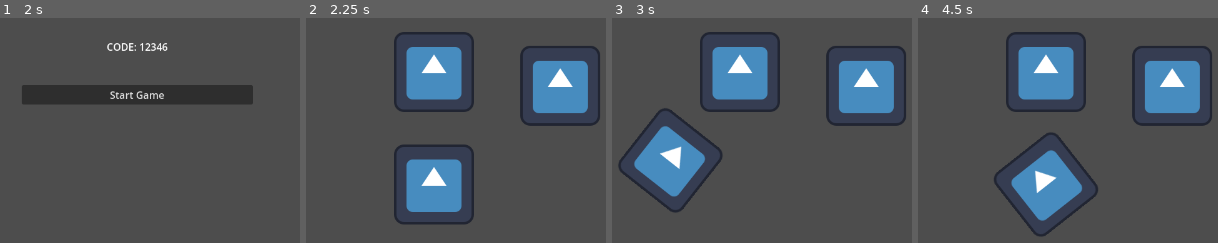
Above: before the commit, frames 1-4 (left to right).
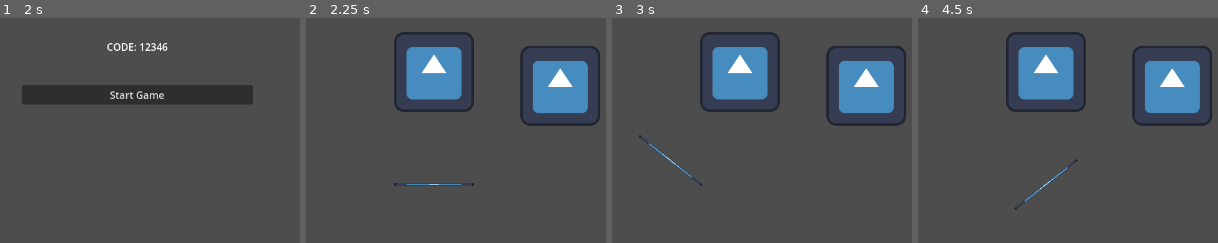
Above: after the commit, the same moments.

Repository: GDbreak/opong
Game: Godot game, scene res://scenes/main.tscn
Two runs of this game, one before a commit and one after it. Both use one fixed random seed, a clock stepped at 60 frames per second and the inputs below. The engine's default icon, where the game draws it, is replaced by a stand-in: a white triangle on a blue panel in a dark square.
Inputs:
- Up to frame 1 (2 s): click "Play!" at 0.5 s; click "Host" at 1.25 s
- Up to frame 2 (2.25 s): click "Start Game" at 2 s
- Up to frame 3 (3 s): tap Enter at 2.75 s; tap A (move_clockwise) at 2.85 s
- Up to frame 4 (4.5 s): tap Space at 3.5 s; tap D (move_counterclockwise) at 3.6 s; tap Enter at 4.25 s; tap Left (rotate_clockwise) at 4.35 s

Frame 1 is identical in both runs. In frame 2, 5.4% of the frame differs, in the area x 29-56%, y 56-92%; in frame 3, 5.6%, in the area x 2-37%, y 40-87%; in frame 4, 5.6%.

Commit message:
setup paddle collision 2ds and volley incrementing

Diff:
--- a/scenes/game/ball.tscn
+++ b/scenes/game/ball.tscn
@@ -8,7 +8,7 @@
 
 [node name="Ball" type="RigidBody2D"]
 gravity_scale = 0.0
-max_contacts_reported = 1
+max_contacts_reported = 50
 contact_monitor = true
 freeze_mode = 1
 script = ExtResource("1_ksu3q")
--- /dev/null
+++ b/scenes/game/medium_paddle_collision_shape_2d.tscn
@@ -0,0 +1,10 @@
+[gd_scene load_steps=3 format=3 uid="uid://dnyday62cgmwa"]
+
+[ext_resource type="PackedScene" uid="uid://e85464al66r1" path="res://scenes/game/paddle_collision_shape_2d.tscn" id="1_nt0j1"]
+
+[sub_resource type="SegmentShape2D" id="SegmentShape2D_k2s4k"]
+b = Vector2(24, 0)
+
+[node name="MediumPaddleCollisionShape2D" instance=ExtResource("1_nt0j1")]
+shape = SubResource("SegmentShape2D_k2s4k")
+collision_speed = 10.0
--- a/scenes/game/paddle.tscn
+++ b/scenes/game/paddle.tscn
@@ -1,11 +1,29 @@
-[gd_scene load_steps=3 format=3 uid="uid://bu4ub2v3b7xep"]
+[gd_scene load_steps=6 format=3 uid="uid://bu4ub2v3b7xep"]
 
 [ext_resource type="Script" path="res://scenes/game/scripts/paddle.gd" id="1_mg678"]
+[ext_resource type="PackedScene" uid="uid://dnyday62cgmwa" path="res://scenes/game/medium_paddle_collision_shape_2d.tscn" id="2_1dtfn"]
 [ext_resource type="Texture2D" uid="uid://roj4xjl6q53h" path="res://icon.svg" id="2_ll6uf"]
+[ext_resource type="PackedScene" uid="uid://b4301oc6fe1uv" path="res://scenes/game/weak_paddle_collision_shape_2d.tscn" id="3_jx4c4"]
+[ext_resource type="PackedScene" uid="uid://daf1l1hlcufnm" path="res://scenes/game/strong_paddle_collision_shape_2d.tscn" id="4_ycpdy"]
 
 [node name="Paddle" type="CharacterBody2D"]
-position = Vector2(257, 115)
 script = ExtResource("1_mg678")
 
 [node name="Paddle" type="Sprite2D" parent="."]
+scale = Vector2(1, 0.03)
 texture = ExtResource("2_ll6uf")
+
+[node name="WeakPaddleCollisionShape2D" parent="." instance=ExtResource("3_jx4c4")]
+position = Vector2(-30, 0)
+
+[node name="RightMediumPaddleCollisionShape2D" parent="." instance=ExtResource("2_1dtfn")]
+position = Vector2(30, 0)
+
+[node name="LeftMediumPaddleCollisionShape2D" parent="." instance=ExtResource("2_1dtfn")]
+position = Vector2(-54, 0)
+
+[node name="RightStrongPaddleCollisionShape2D" parent="." instance=ExtResource("4_ycpdy")]
+position = Vector2(54, 0)
+
+[node name="LeftStrongPaddleCollisionShape2D" parent="." instance=ExtResource("4_ycpdy")]
+position = Vector2(-64, 0)
--- a/scenes/game/paddle_collision_shape_2d.tscn
+++ b/scenes/game/paddle_collision_shape_2d.tscn
@@ -3,7 +3,7 @@
 [ext_resource type="Script" path="res://scenes/game/scripts/paddle_collision_shape_2d.gd" id="1_b54ob"]
 
 [sub_resource type="SegmentShape2D" id="SegmentShape2D_mx7v2"]
-a = Vector2(-50, 7.5)
+a = Vector2(-28.5, 7.5)
 b = Vector2(-61.5, 7.5)
 
 [node name="PaddleCollisionShape2D" type="CollisionShape2D"]
--- a/scenes/game/scripts/ball.gd
+++ b/scenes/game/scripts/ball.gd
@@ -4,16 +4,18 @@
 
 @onready var screen_size = get_viewport_rect().size
 
-@export var speed : int = 400
+@export var speed : int = 10
 @export var target : Pivot
 @export var force : Vector2
+
+var volleys : int = 0
 
 func _ready():
 	_connect_signals()
 	randomize()
 
 func _connect_signals():
-	self.body_entered.connect(_set_force)
+	self.body_shape_entered.connect(_set_force)
 
 func set_color():
 	pass
@@ -26,9 +28,13 @@
 func _integrate_forces(state):
 	_wrap_around_viewport(state)
 
-func _set_force(body):
+func _set_force(body_rid, body, body_shape_index, local_shape_index):
 	if (body is Paddle):
-		apply_impulse(body.force)
+		volleys += 1
+		var paddle_collision_object_2d = body.shape_owner_get_owner(body.shape_find_owner(body_shape_index))
+		var speed = paddle_collision_object_2d.collision_speed
+		var impulse = Vector2(speed,speed)
+		apply_impulse(impulse)
 
 func _physics_process(delta):
 	pass
--- a/scenes/game/scripts/paddle_collision_shape_2d.gd
+++ b/scenes/game/scripts/paddle_collision_shape_2d.gd
@@ -1,3 +1,4 @@
+class_name PaddleCollisionShape2D
 extends CollisionShape2D
 ## Base class for all paddle collision shapes
 
@@ -9,6 +10,3 @@
 
 func _connect_signals():
 	pass
-
-func _process(delta):
-	pass
--- /dev/null
+++ b/scenes/game/strong_paddle_collision_shape_2d.tscn
@@ -0,0 +1,10 @@
+[gd_scene load_steps=3 format=3 uid="uid://daf1l1hlcufnm"]
+
+[ext_resource type="PackedScene" uid="uid://e85464al66r1" path="res://scenes/game/paddle_collision_shape_2d.tscn" id="1_dpjr2"]
+
+[sub_resource type="SegmentShape2D" id="SegmentShape2D_v38c3"]
+b = Vector2(10, 0)
+
+[node name="StrongPaddleCollisionShape2D" instance=ExtResource("1_dpjr2")]
+shape = SubResource("SegmentShape2D_v38c3")
+collision_speed = 50.0
--- /dev/null
+++ b/scenes/game/weak_paddle_collision_shape_2d.tscn
@@ -0,0 +1,10 @@
+[gd_scene load_steps=3 format=3 uid="uid://b4301oc6fe1uv"]
+
+[ext_resource type="PackedScene" uid="uid://e85464al66r1" path="res://scenes/game/paddle_collision_shape_2d.tscn" id="1_7drpt"]
+
+[sub_resource type="SegmentShape2D" id="SegmentShape2D_xswte"]
+b = Vector2(60, 0)
+
+[node name="WeakPaddleCollisionShape2D" instance=ExtResource("1_7drpt")]
+shape = SubResource("SegmentShape2D_xswte")
+collision_speed = 1.0
--- /dev/null
+++ b/scenes/track.tscn
@@ -0,0 +1,16 @@
+[gd_scene load_steps=2 format=3 uid="uid://152134cxj87g"]
+
+[sub_resource type="Curve2D" id="Curve2D_avh28"]
+_data = {
+"points": PackedVector2Array(0, 0, 0, 0, -817.164, -10.7001, 0, 0, 0, 0, -557.685, -2.94253, 0, 0, 0, 0, -511.375, -2.94253, 0, 0, 0, 0, -133.519, 5.35007, 0, 0, 0, 0, -233.977, 93.8936, 0, 0, 0, 0, -548.065, 105.931, 0, 0, 0, 0, -951.165, 66.8757, 0, 0, 0, 0, -817.646, -11.2351)
+}
+point_count = 8
+
+[node name="Track" type="Path2D"]
+position = Vector2(1130, 134)
+scale = Vector2(1.01491, 3.73828)
+curve = SubResource("Curve2D_avh28")
+
+[node name="PathFollow2D" type="PathFollow2D" parent="."]
+position = Vector2(-817.164, -10.7001)
+rotation = 0.0298878
